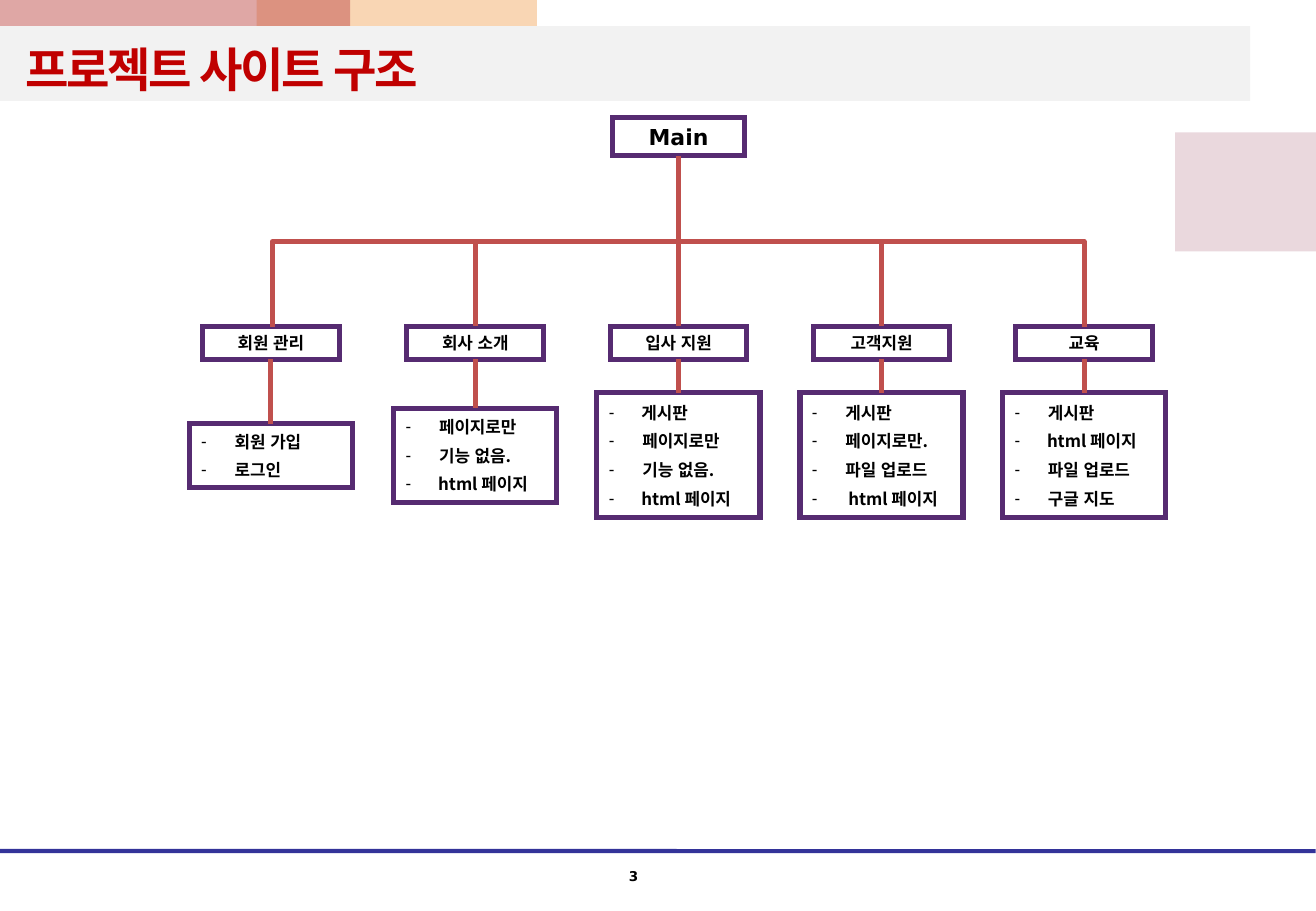
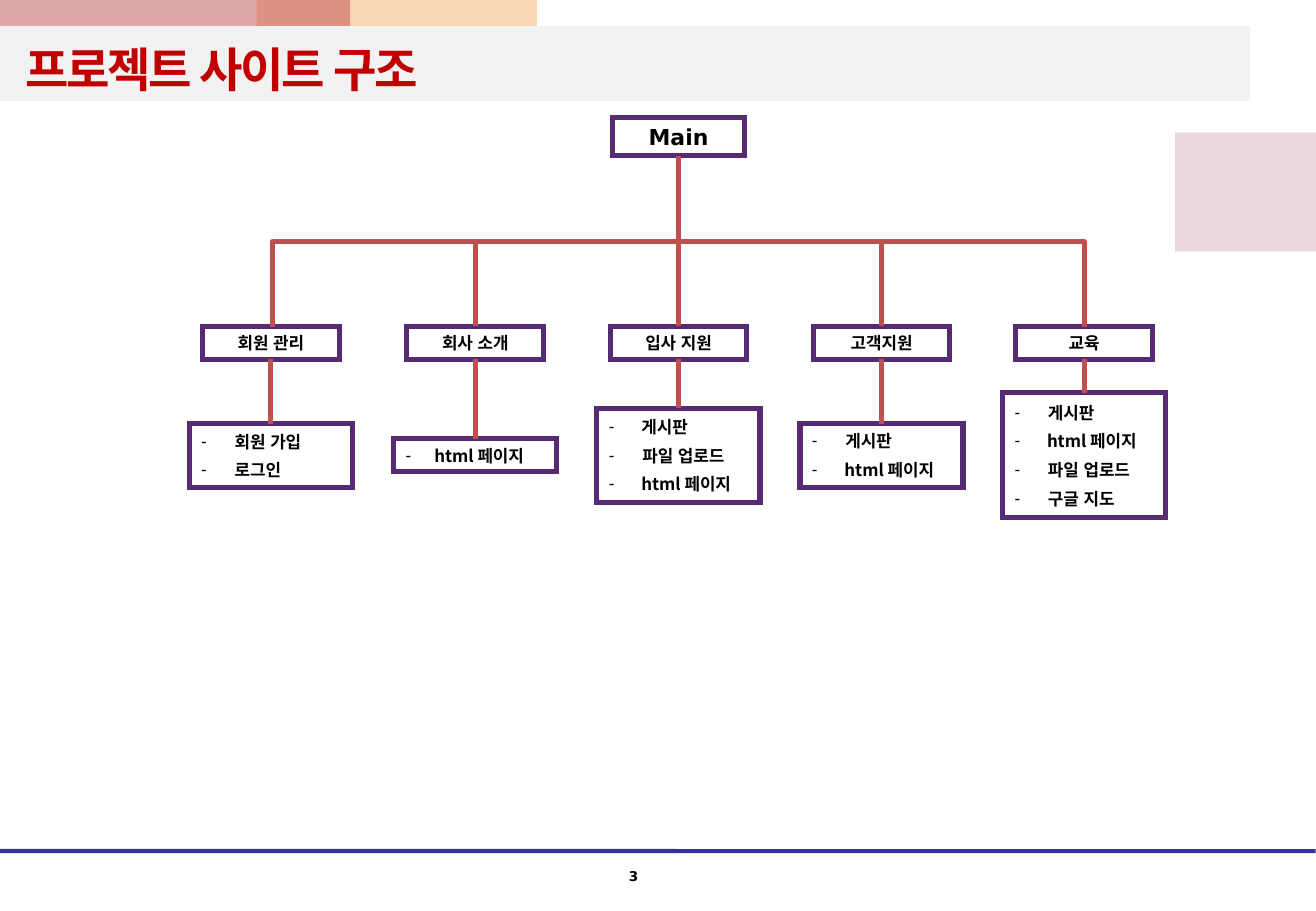
Before and after one commit to kshwang/javapj, a slide deck: slide 3 of 웹1팀_프로젝트_화면설계서.pptx. Drawn at 1316x911 pixels with LibreOffice and Linux fonts; fonts in the diff are those of the drawing. Boxes give left, top, right and bottom in pixels: in the first picture for what was removed or moved away, otherwise in the second. Text is boxed around its words. In the diff, an @@ line names an element or a change of style, - is before the commit and + after.

Commit message:
sdfsdf

```diff
--- a/웹1팀_프로젝트_화면설계서.pptx
+++ b/웹1팀_프로젝트_화면설계서.pptx
@@ line moved from (475, 359) - (475, 408) to (475, 359) - (475, 438) @@
@@ line moved from (679, 359) - (679, 392) to (679, 359) - (679, 408) @@
@@ line moved from (881, 359) - (881, 392) to (881, 359) - (881, 424) @@
@@ text in rectangle at box(439, 418, 516, 464): paragraphs removed @@
-– 페이지로만
-– 기능 없음.
@@ rectangle "게시판": place and size @@
-rectangle "게시판" at box(597, 392, 760, 517)
+rectangle "게시판" at box(597, 408, 760, 503)
@@ rectangle "html 페이지": place and size @@
-rectangle "html 페이지" at box(393, 408, 556, 503)
+rectangle "html 페이지" at box(393, 438, 556, 471)
@@ text in rectangle at box(642, 448, 724, 464): text changed @@
-– 페이지로만
-– 기능 없음.
+– 파일 업로드
@@ rectangle "게시판": place and size @@
-rectangle "게시판" at box(800, 392, 963, 517)
+rectangle "게시판" at box(800, 424, 963, 487)
@@ text in rectangle at box(845, 432, 928, 478): paragraphs removed @@
-– 페이지로만.
-– 파일 업로드
```
